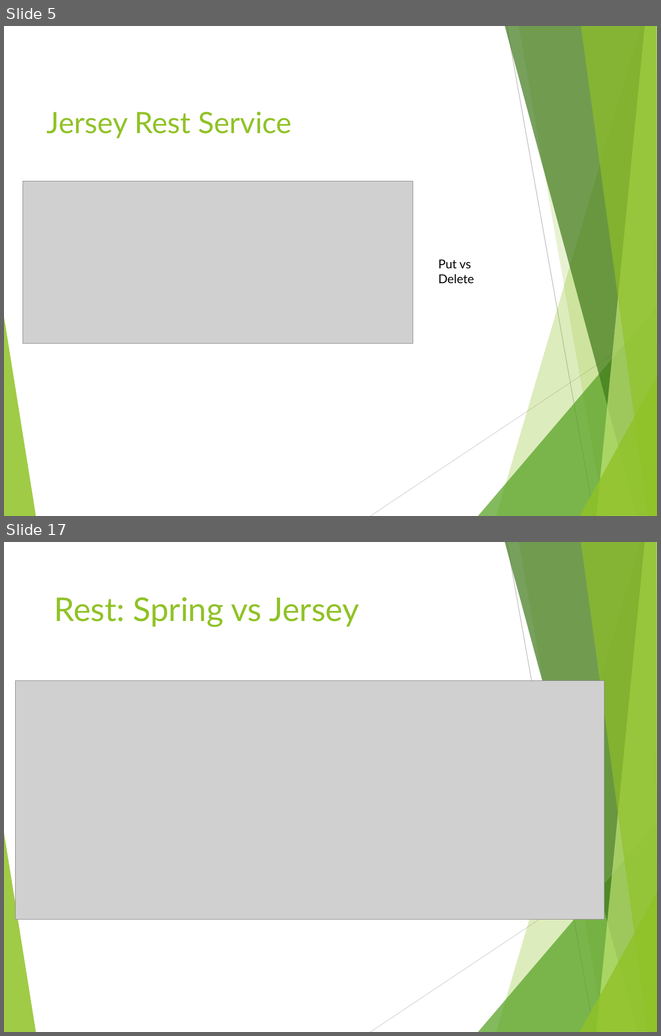
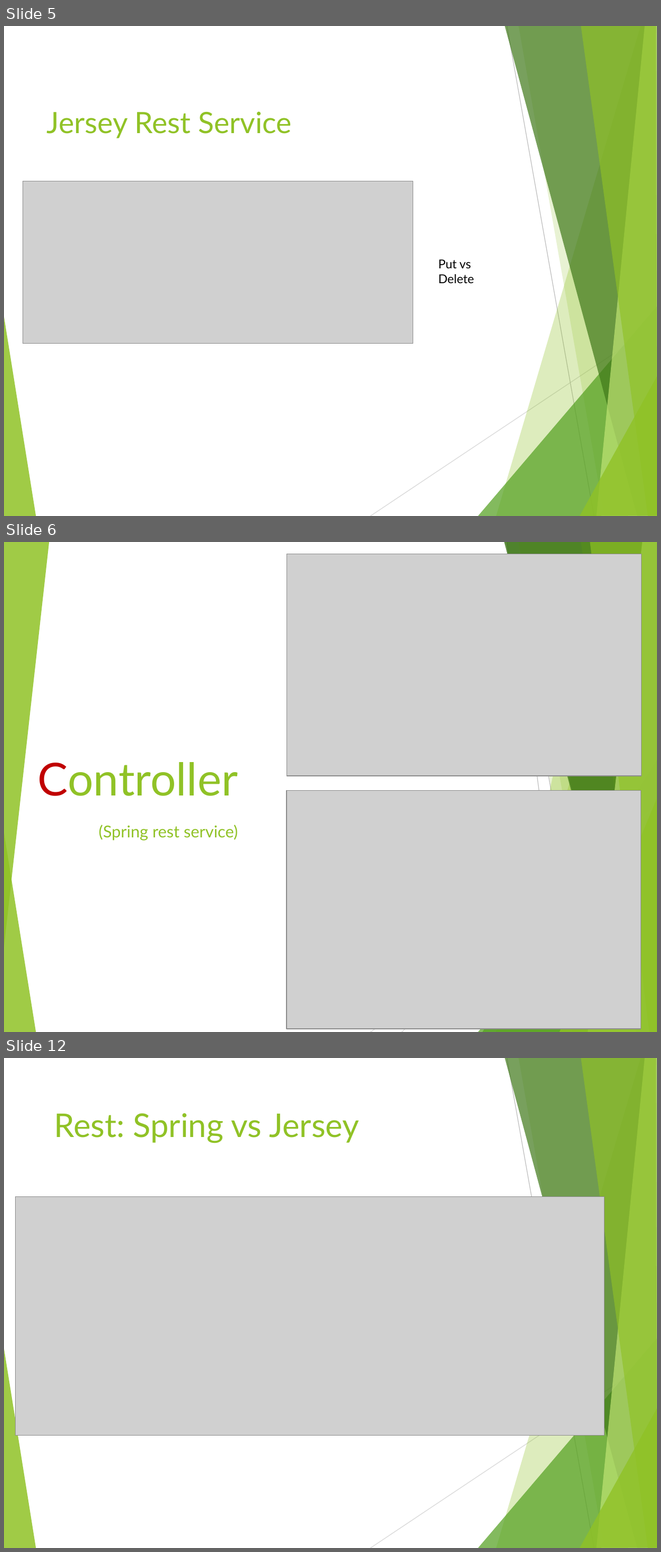
Before and after one commit to liqichen168/Course-May-2019, a slide deck: powerpoints/3_MVC.pptx. Shown one above the other, each under a label of ours: slides 5 and 17 before the commit, slides 5, 6 and 12 after it; the slides between them are not shown. The pictures are 661x1036 and 661x1552 pixels, drawn with LibreOffice and Linux fonts; fonts in the diff are those of the drawing; grey boxes stand for pictures. Boxes give left, top, right and bottom in pixels: in the first picture for what was removed or moved away, otherwise in the second. Text is boxed around its words. In the diff, an @@ line names an element or a change of style, - is before the commit and + after.

```diff
--- a/powerpoints/3_MVC.pptx
+++ b/powerpoints/3_MVC.pptx
@@ slide 6 added at <box>4,542,657,1032</box>, background #FFFFFF; not listed: 10 template elements that a slide beside it also shows @@
@@ group added at <box>4,542,657,1032</box>: 5 freeform shapes, 3 triangles, 2 lines @@
@@ picture added at <box>286,554,641,776</box> @@
@@ title added at <box>37,762,238,840</box>, 18 pt, text #90C226 @@
+Controller
+(Spring rest service)
@@ picture added at <box>286,790,641,1029</box> @@
@@ what was slide 17 is now slide 12 @@
```
Also in this commit, not shown: 6 slides changed, 6 other slides added, 7 slides removed.
